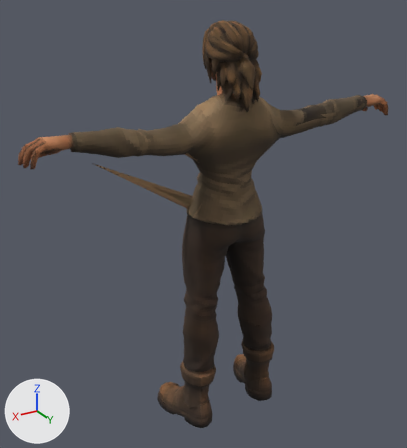
What one commit did to the glTF model assets/modeles/joueur/joueur_femme.glb.
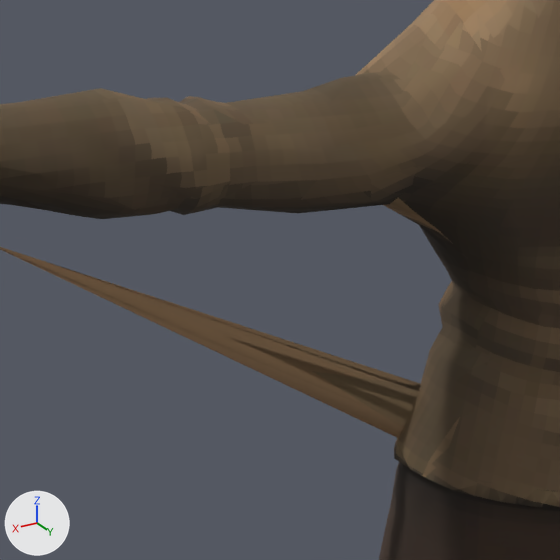
Each version is shown whole from a 50 mm lens placed at (1.145, 1.755, 1.773), pointed at (0.058, -0.056, 0.867), then close up on the part from 23% to 55% of the width and 24% to 53% of the height. Lighting does not change. The marker at lower left points along +X, +Y and +Z. The older version's two pictures come first. Vertices at exactly the same position are counted once.

The scene before the commit, as lines of its bpy script (objects in view):
```python
me_pantalon = bpy.data.meshes.new('pantalon')
me_pantalon.from_pydata(...)  # 1445 vertices, 2481 faces; spans x -0.78..0.76, y -0.1..0.14, z 0.25..1.34
me_pantalon.materials.append(mat_joueur_femme)  # picture img_joueur_femme_atlas
me_tunique = bpy.data.meshes.new('tunique')
me_tunique.from_pydata(...)  # 1379 vertices, 2469 faces; spans x -0.705..0.689, y -0.117..0.153, z 0.921..1.503
me_tunique.materials.append(mat_joueur_femme)  # picture img_joueur_femme_atlas
ob_pantalon = bpy.data.objects.new('pantalon', me_pantalon)
ob_pantalon.location = (0.0, 0.0, 0.0)
ob_tunique = bpy.data.objects.new('tunique', me_tunique)
ob_tunique.location = (0.0, 0.0, 0.0)
```
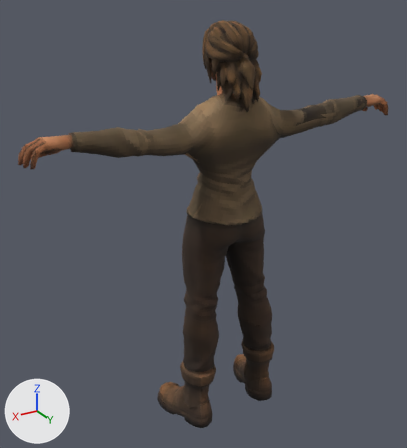
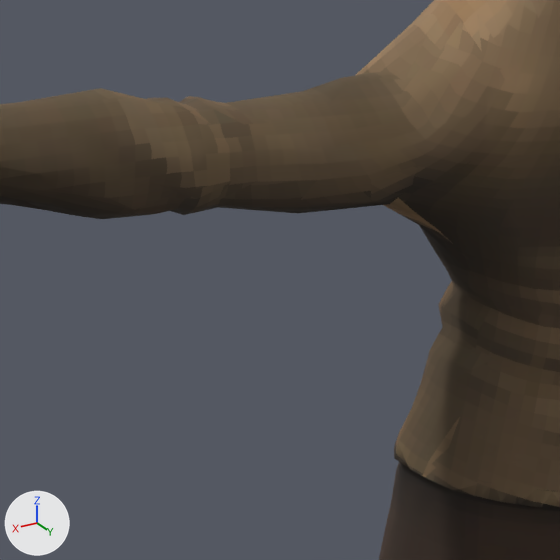
Pixel boxes [x1, y1, x2, y2] of what changed, in the close-ups (560 x 560 px; the box of a moved part takes in the faces that stretch with it):
part 1 of me_tunique, moved or reshaped: before [0, 247, 420, 438]; after [398, 389, 419, 437]

Diff of the bpy script that builds the scene:
```diff
--- a/assets/modeles/joueur/joueur_femme.glb.py
+++ b/assets/modeles/joueur/joueur_femme.glb.py
@@ me_tunique @@
 # used by ob_tunique; location = (0.0, 0.0, 0.0)
-me_tunique.from_pydata(...)  # 1379 vertices, 2469 faces; spans x -0.705..0.689, y -0.117..0.153, z 0.921..1.503
+me_tunique.from_pydata(...)  # 1377 vertices, 2466 faces; spans x -0.705..0.689, y -0.117..0.153, z 0.921..1.503
+# me_tunique part 1
+# 1 vertex is removed from x 0.53, y -0.009, z 1.212
+# 5 faces are deleted
+# 1 vertex is added at (0.125, -0.044, 0.98)
+# 5 new faces join them
+# other edits to the shape of me_tunique do not show in these pictures
 me_tunique.materials.append(mat_joueur_femme)
```
